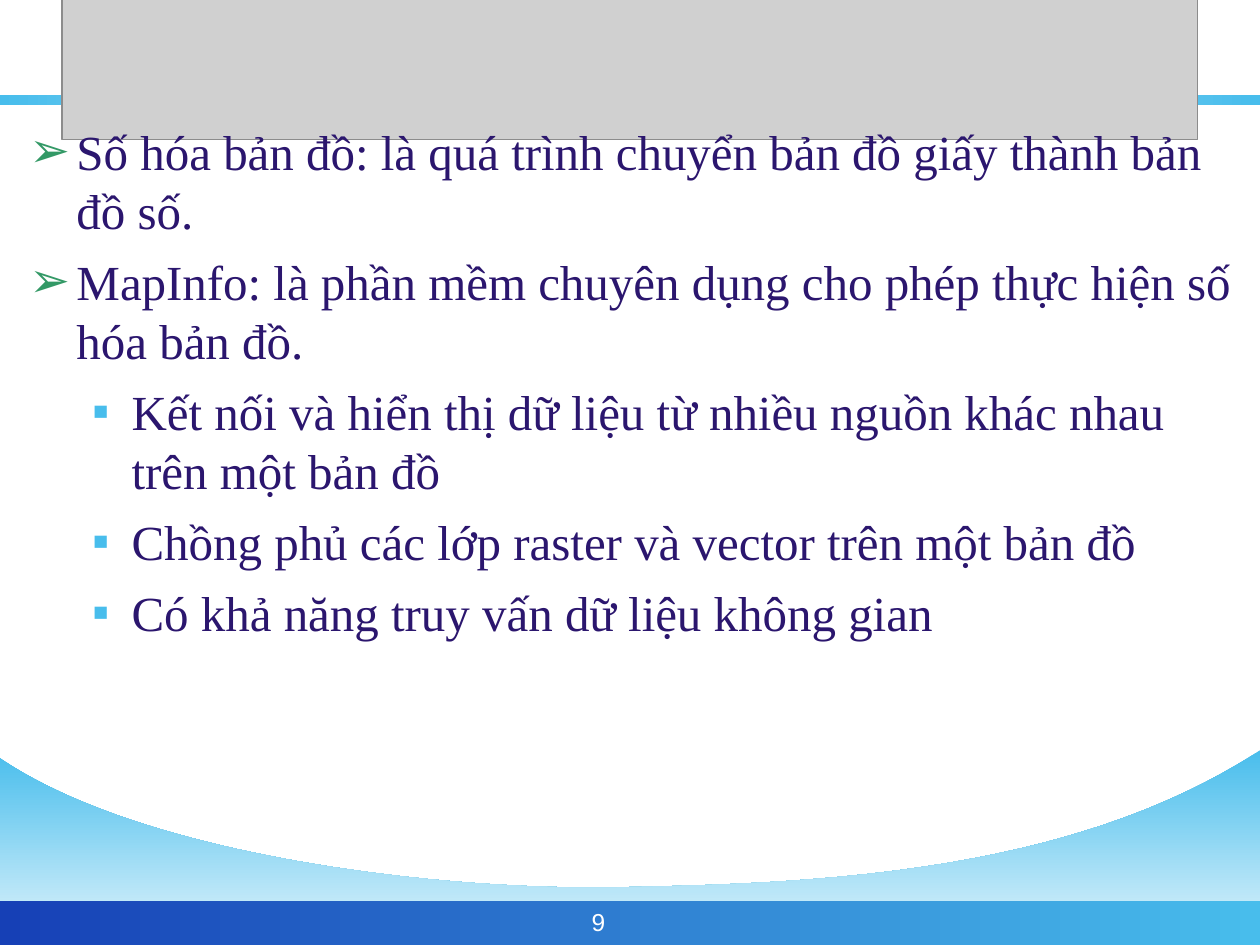
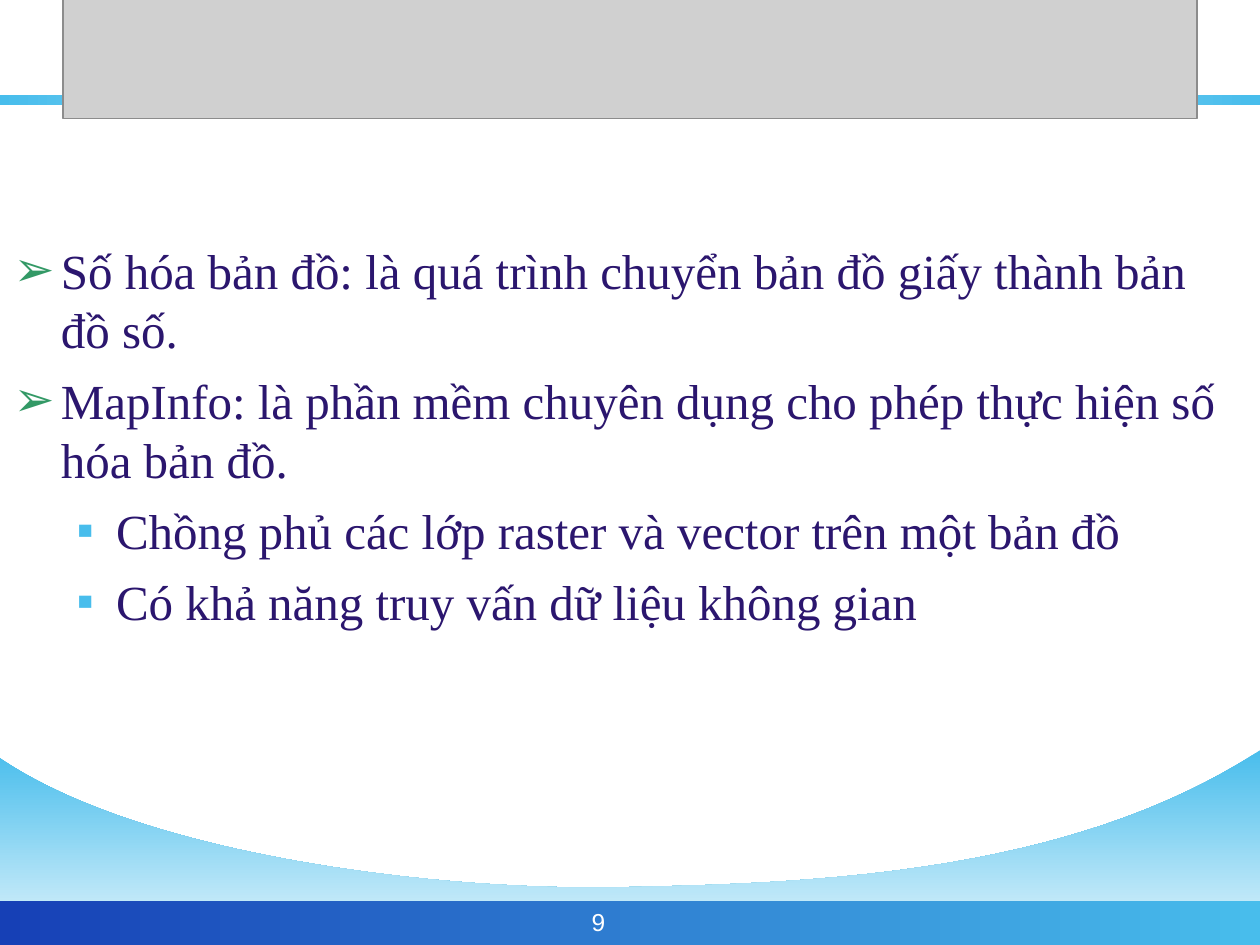
Before and after one commit to phamngsinh/cantho-webgis, a slide deck: slide 9 of Document/Bao Cao/BaoCaoLuanVan3.ppt. Drawn at 1260x945 pixels with LibreOffice and Linux fonts; fonts in the diff are those of the drawing; grey boxes stand for pictures; background and template pictures are left out. Boxes give left, top, right and bottom in pixels: in the first picture for what was removed or moved away, otherwise in the second. Text is boxed around its words. In the diff, an @@ line names an element or a change of style, - is before the commit and + after.

```diff
--- a/Document/Bao Cao/BaoCaoLuanVan3.ppt
+++ b/Document/Bao Cao/BaoCaoLuanVan3.ppt
@@ picture: place and size @@
-picture at <box>62,0,1197,140</box>
+picture at <box>63,0,1197,118</box>
@@ text "Số hóa bản đồ: là ...": place and size @@
-text "Số hóa bản đồ: là ..." at <box>76,132,1231,641</box>
+text "Số hóa bản đồ: là ..." at <box>61,253,1215,630</box>
@@ text at <box>132,394,1164,497</box>: paragraph removed @@
-  ▪ Kết nối và hiển thị dữ liệu từ nhiều nguồn khác nhau trên một bản đồ
```
Also in this commit, not shown: 28 other slides changed, 1 slide removed.
